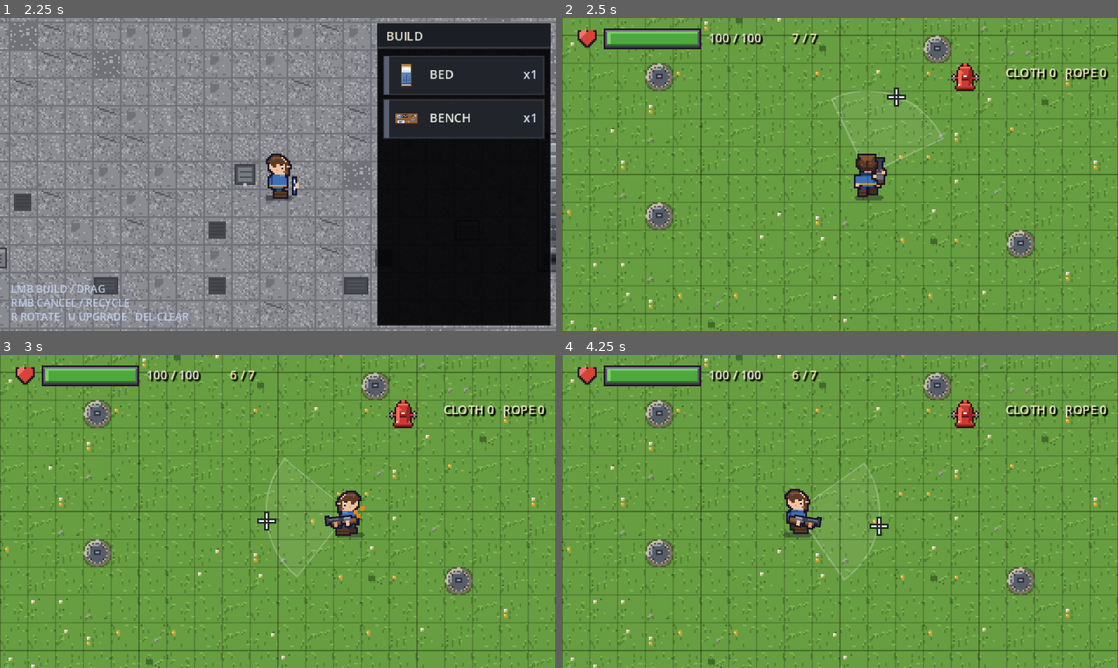
Above: before the commit, frames 1-4 (two rows, left to right).
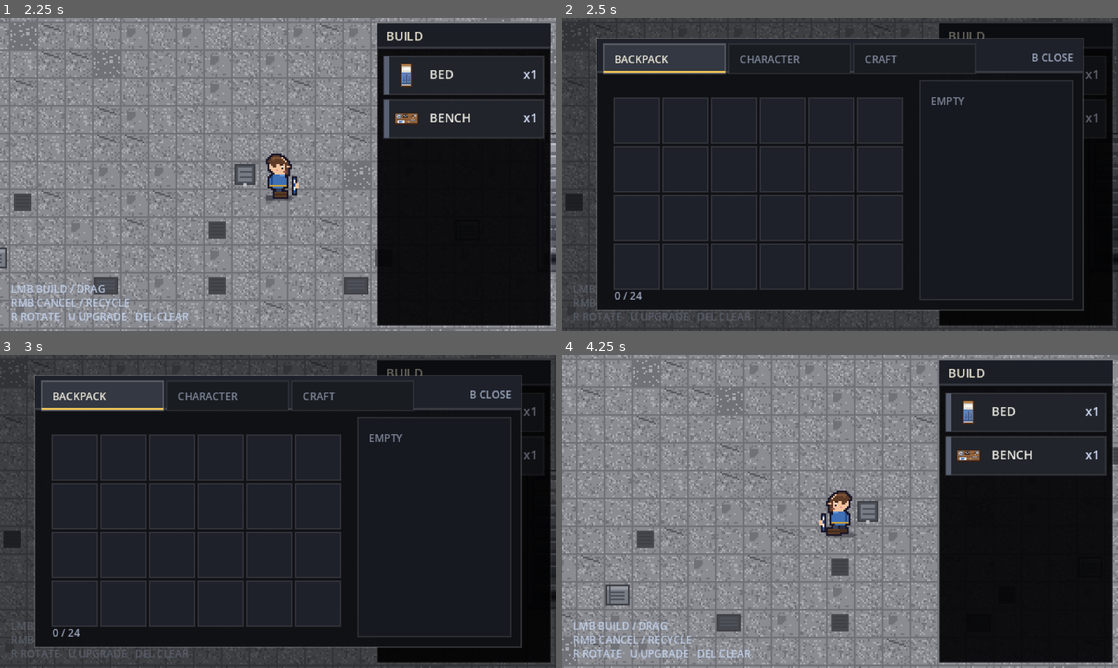
Above: after the commit, the same moments.

Repository: zhoucswift-cmd/pixel-survivor
Game: Godot game, scene res://scenes/base.tscn
Same seed, same stepped clock (60 frames per second), same inputs: the game is played once before the commit and once after it.
Inputs (mouse positions are in pixels of both pictures, inside the frame that each line leads up to):
- Up to frame 1 (2.25 s): tap Enter at 0.5, 2 s; drag from (278, 174) to (333, 105) at 0.52 s; tap Space at 1.25 s; drag from (166, 190) to (250, 237) at 1.27 s; move the mouse to (333, 105) at 2.02 s; hold D (move_right) from 2.03 s (still down); hold Tab (build_mode) from 2.03 s (still down); click (333, 105) at 2.17 s
- Up to frame 2 (2.5 s): keep holding D (move_right); keep holding Tab (build_mode); tap B at 2.3 s
- Up to frame 3 (3 s): release D (move_right) at 2.75 s; release Tab (build_mode) at 2.75 s; drag from (250, 574) to (111, 464) at 2.77 s
- Up to frame 4 (4.25 s): move the mouse to (1006, 558) at 3.52 s; press the mouse at (1006, 558) at 3.53 s; hold A (move_left) from 3.53 s (still down); tap B at 3.8 s

Frame 1 is identical in both runs. In frame 2, 99% of the frame differs, in the area x 0-100%, y 0-100%; in frame 3, 99%; in frame 4, 100%.

Commit message:
feat: 背包界面（B 打开，暂停；页签 + 物品格子 + 右侧详情），基地调试切场景改 F2

Diff:
--- a/project.godot
+++ b/project.godot
@@ -17,6 +17,7 @@
 [autoload]
 
 GameState="*res://scripts/game_state.gd"
+Inventory="*res://scenes/inventory.tscn"
 
 [display]
 
--- /dev/null
+++ b/scenes/inventory.tscn
@@ -0,0 +1,15 @@
+[gd_scene load_steps=2 format=3]
+
+[ext_resource type="Script" path="res://scripts/inventory_ui.gd" id="1_inv"]
+
+[node name="Inventory" type="CanvasLayer"]
+layer = 20
+
+[node name="Panel" type="Control" parent="."]
+anchors_preset = 15
+anchor_right = 1.0
+anchor_bottom = 1.0
+grow_horizontal = 2
+grow_vertical = 2
+mouse_filter = 2
+script = ExtResource("1_inv")
--- a/scripts/base_scene.gd
+++ b/scripts/base_scene.gd
@@ -85,9 +85,9 @@
 		if in_stairs():
 			get_tree().change_scene_to_file("res://scenes/main.tscn")
 			return
-	# 基地边缘不再用 E 出地图（连提示都没有），只有 B 这个调试快捷键还能切场景
+	# 基地边缘不再用 E 出地图（连提示都没有），只有 F2 这个调试快捷键还能切场景
 	if event is InputEventKey and event.pressed and not event.echo:
-		if event.physical_keycode == KEY_B:
+		if event.physical_keycode == KEY_F2:
 			get_tree().change_scene_to_file("res://scenes/main.tscn")
 
 
--- /dev/null
+++ b/scripts/inventory_ui.gd
@@ -0,0 +1,200 @@
+extends Control
+## 背包界面：按 B 打开 / 关闭。全屏大面板 + 物品格子 + 右侧详情。
+## 用 GameState 里的资源数量显示。
+
+const ITEMS := [
+	{
+		"id": "cloth", "name": "CLOTH", "type": "MATERIAL",
+		"tex": "res://assets/base/cloth.png",
+		"desc": ["Torn fabric.", "Used to craft clothes,", "beds and other things."],
+	},
+	{
+		"id": "rope", "name": "ROPE", "type": "MATERIAL",
+		"tex": "res://assets/base/rope.png",
+		"desc": ["Coiled hemp rope.", "Used for crafting,", "traps and repairs."],
+	},
+]
+
+const PANEL := Rect2(20, 12, 280, 156)
+const TAB_H := 20.0
+const TAB_W := 70.0
+const SLOT := 26.0
+const SLOT_GAP := 2.0
+const GRID_COLS := 6
+const GRID_ROWS := 4
+
+var _open := false
+var _selected := 0
+var _textures: Array[Texture2D] = []
+var _paused_by_me := false
+var _gs: Node = null
+
+
+func _ready() -> void:
+	process_mode = Node.PROCESS_MODE_ALWAYS
+	_gs = get_node_or_null("/root/GameState")
+	# 贴图在 _ready 里预加载，别在 _draw 里 load
+	for data: Dictionary in ITEMS:
+		_textures.append(load(data["tex"]))
+	visible = false
+	set_process_input(true)
+
+
+func is_open() -> bool:
+	return _open
+
+
+func _unhandled_input(event: InputEvent) -> void:
+	if not (event is InputEventKey and event.pressed and not event.echo):
+		return
+	if event.physical_keycode != KEY_B:
+		return
+	toggle()
+	get_viewport().set_input_as_handled()
+
+
+func toggle() -> void:
+	_open = not _open
+	visible = _open
+	_paused_by_me = _open
+	get_tree().paused = _open
+	queue_redraw()
+
+
+## 某个格子（背包格子）的矩形
+func _slot_rect(index: int) -> Rect2:
+	var gx := index % GRID_COLS
+	var gy := index / GRID_COLS
+	var origin := Vector2(PANEL.position.x + 10.0, PANEL.position.y + TAB_H + 14.0)
+	return Rect2(origin + Vector2(gx, gy) * (SLOT + SLOT_GAP), Vector2(SLOT, SLOT))
+
+
+func _count_of(index: int) -> int:
+	if _gs == null or index < 0 or index >= ITEMS.size():
+		return 0
+	return int(_gs.get(ITEMS[index]["id"]))
+
+
+func _input(event: InputEvent) -> void:
+	if not _open:
+		return
+	# 鼠标移动 / 点击：选格子
+	if event is InputEventMouseMotion:
+		for i in ITEMS.size():
+			if _slot_rect(i).has_point(event.position):
+				if _selected != i:
+					_selected = i
+					queue_redraw()
+				break
+	elif event is InputEventMouseButton and event.pressed \
+		and event.button_index == MOUSE_BUTTON_LEFT:
+		for i in ITEMS.size():
+			if _slot_rect(i).has_point(event.position):
+				_selected = i
+				queue_redraw()
+				get_viewport().set_input_as_handled()
+				return
+
+
+func _draw() -> void:
+	if not _open:
+		return
+	var font := ThemeDB.fallback_font
+	var screen := get_viewport_rect().size
+
+	# 压暗背景
+	draw_rect(Rect2(Vector2.ZERO, screen), Color(0, 0, 0, 0.55))
+
+	# 主面板
+	draw_rect(PANEL, Color(0.06, 0.065, 0.08, 0.98))
+	draw_rect(PANEL, Color(1, 1, 1, 0.16), false, 1.0)
+
+	# 标题栏
+	draw_rect(Rect2(PANEL.position, Vector2(PANEL.size.x, TAB_H)), Color(0.12, 0.13, 0.16, 1.0))
+	draw_line(Vector2(PANEL.position.x, PANEL.position.y + TAB_H - 1),
+		Vector2(PANEL.position.x + PANEL.size.x, PANEL.position.y + TAB_H - 1),
+		Color(1, 1, 1, 0.12), 1.0)
+	# 三个页签（只有 BACKPACK 是亮的）
+	var tabs := ["BACKPACK", "CHARACTER", "CRAFT"]
+	for i in tabs.size():
+		var r := Rect2(PANEL.position.x + 4.0 + float(i) * (TAB_W + 2.0),
+			PANEL.position.y + 3.0, TAB_W, TAB_H - 3.0)
+		var active := i == 0
+		draw_rect(r, Color(0.20, 0.22, 0.26, 1.0) if active else Color(0.10, 0.11, 0.13, 1.0))
+		draw_rect(r, Color(1, 1, 1, 0.20) if active else Color(1, 1, 1, 0.07), false, 1.0)
+		if active:
+			draw_line(Vector2(r.position.x, r.position.y + r.size.y - 1),
+				Vector2(r.position.x + r.size.x, r.position.y + r.size.y - 1),
+				Color(0.95, 0.78, 0.35, 1.0), 1.0)
+		draw_string(font, Vector2(r.position.x + 6.0, r.position.y + 11.0), tabs[i],
+			HORIZONTAL_ALIGNMENT_LEFT, -1, 6,
+			Color(0.98, 0.96, 0.9, 0.95) if active else Color(0.6, 0.64, 0.72, 0.8))
+
+	# 右上角关闭提示
+	draw_string(font, Vector2(PANEL.position.x + PANEL.size.x - 30.0, PANEL.position.y + 13.0),
+		"B CLOSE", HORIZONTAL_ALIGNMENT_LEFT, -1, 6, Color(0.7, 0.75, 0.85, 0.85))
+
+	# ===== 物品格子 =====
+	var total_slots := GRID_COLS * GRID_ROWS
+	for i in total_slots:
+		var r := _slot_rect(i)
+		var has_item := i < ITEMS.size() and _count_of(i) > 0
+		var is_sel := i == _selected and has_item
+		draw_rect(r, Color(0.12, 0.13, 0.16, 1.0))
+		draw_rect(r, Color(0.95, 0.78, 0.35, 0.95) if is_sel else Color(1, 1, 1, 0.10),
+			false, 1.0)
+		if not has_item:
+			continue
+		var tex: Texture2D = _textures[i]
+		var box := Vector2(SLOT - 6.0, SLOT - 6.0)
+		var fit := minf(box.x / tex.get_width(), box.y / tex.get_height())
+		var draw_size := Vector2(tex.get_width(), tex.get_height()) * fit
+		draw_texture_rect(tex, Rect2(r.position + (Vector2(SLOT, SLOT) - draw_size) * 0.5 + Vector2(0, -1), draw_size), false)
+		# 数量
+		var cnt := str(_count_of(i))
+		var cnt_size := font.get_string_size(cnt, HORIZONTAL_ALIGNMENT_LEFT, -1, 6)
+		draw_string(font, Vector2(r.position.x + r.size.x - cnt_size.x - 2.0,
+			r.position.y + r.size.y - 2.0), cnt,
+			HORIZONTAL_ALIGNMENT_LEFT, -1, 6, Color(0.98, 0.96, 0.86, 0.95))
+
+	# 格子数量提示
+	var used := 0
+	for i in ITEMS.size():
+		if _count_of(i) > 0:
+			used += 1
+	draw_string(font, Vector2(PANEL.position.x + 10.0, PANEL.position.y + PANEL.size.y - 6.0),
+		"%d / %d" % [used, total_slots], HORIZONTAL_ALIGNMENT_LEFT, -1, 6,
+		Color(0.7, 0.75, 0.85, 0.85))
+
+	# ===== 右侧详情 =====
+	var detail := Rect2(PANEL.position.x + 186.0, PANEL.position.y + TAB_H + 4.0,
+		88.0, PANEL.size.y - TAB_H - 10.0)
+	draw_rect(detail, Color(0.09, 0.10, 0.125, 1.0))
+	draw_rect(detail, Color(1, 1, 1, 0.10), false, 1.0)
+
+	if _selected >= 0 and _selected < ITEMS.size() and _count_of(_selected) > 0:
+		var data: Dictionary = ITEMS[_selected]
+		# 大图标
+		var tex: Texture2D = _textures[_selected]
+		var big := Vector2(24, 24)
+		draw_texture_rect(tex, Rect2(detail.position + Vector2(6, 5), big), false)
+		draw_string(font, Vector2(detail.position.x + 34.0, detail.position.y + 14.0),
+			data["name"], HORIZONTAL_ALIGNMENT_LEFT, -1, 7, Color(0.98, 0.96, 0.9, 0.98))
+		draw_string(font, Vector2(detail.position.x + 34.0, detail.position.y + 23.0),
+			data["type"], HORIZONTAL_ALIGNMENT_LEFT, -1, 5, Color(0.72, 0.76, 0.86, 0.85))
+		# 分隔线
+		draw_line(Vector2(detail.position.x + 5.0, detail.position.y + 32.0),
+			Vector2(detail.position.x + detail.size.x - 5.0, detail.position.y + 32.0),
+			Color(1, 1, 1, 0.10), 1.0)
+		# 描述
+		var lines: Array = data["desc"]
+		for i in lines.size():
+			draw_string(font, Vector2(detail.position.x + 6.0, detail.position.y + 42.0 + float(i) * 9.0),
+				lines[i], HORIZONTAL_ALIGNMENT_LEFT, -1, 5, Color(0.78, 0.82, 0.9, 0.9))
+		# 数量
+		draw_string(font, Vector2(detail.position.x + 6.0, detail.position.y + detail.size.y - 12.0),
+			"QTY  %d" % _count_of(_selected), HORIZONTAL_ALIGNMENT_LEFT, -1, 7,
+			Color(0.95, 0.9, 0.7, 0.95))
+	else:
+		draw_string(font, Vector2(detail.position.x + 6.0, detail.position.y + 14.0),
+			"EMPTY", HORIZONTAL_ALIGNMENT_LEFT, -1, 6, Color(0.6, 0.64, 0.72, 0.8))
--- a/tools/travel_test.gd
+++ b/tools/travel_test.gd
@@ -31,13 +31,13 @@
 
 	# 用 B 去草地（调试快捷键）
 	var evb := InputEventKey.new()
-	evb.keycode = KEY_B
-	evb.physical_keycode = KEY_B
+	evb.keycode = KEY_F2
+	evb.physical_keycode = KEY_F2
 	evb.pressed = true
 	Input.parse_input_event(evb)
 	for i in 8:
 		await process_frame
-	print("按 B 之后  -> %s" % current_scene.name)
+	print("按 F2 之后 -> %s" % current_scene.name)
 
 	# 草地边上按 E → 回基地
 	var meadow := current_scene
Binary file added: docs/screenshots/backpack.png
Not shown, added: scripts/inventory_ui.gd.uid
